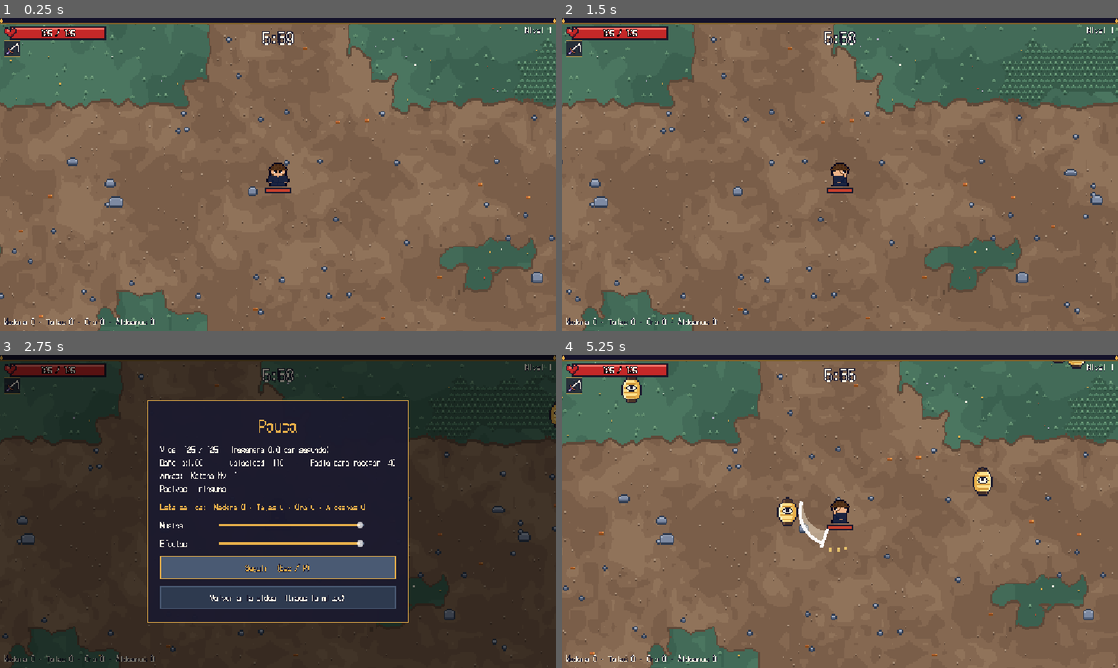
Above: before the commit, frames 1-4 (two rows, left to right).
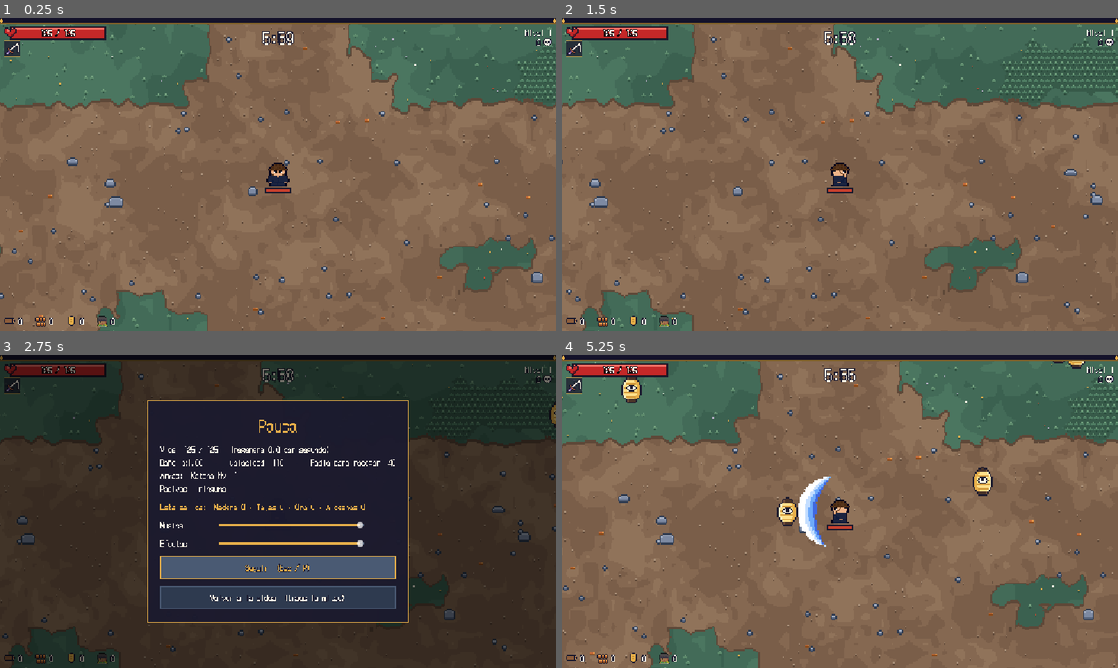
Above: after the commit, the same moments.

Repository: dotrashtrash-png/kintsugi
Game: Godot game, scene res://escenas/run/Run.tscn
The game is run twice, just before and just after one commit, with the same random seed, the same clock (stepped at 60 frames per second) and the same inputs. This scene is started directly instead of the project's main scene.
Inputs (mouse positions are in pixels of both pictures, inside the frame that each line leads up to):
- Up to frame 1 (0.25 s): no input
- Up to frame 2 (1.5 s): tap Enter (ui_accept) at 0.5, 0.77 s; move the mouse to (962, 158) at 0.52 s; hold D (derecha) 0.53-1.25 s; tap P at 0.6 s; click (962, 158) at 0.67 s; drag from (728, 190) to (873, 174) at 1.27 s
- Up to frame 3 (2.75 s): move the mouse to (333, 442) at 2.02 s; hold D (derecha) from 2.03 s (still down); tap P at 2.1 s; click (333, 442) at 2.17 s
- Up to frame 4 (5.25 s): release D (derecha) at 2.75 s; click "Seguir (Esc / P)" at 2.75 s; drag from (812, 574) to (673, 464) at 3.52 s; move the mouse to (1006, 558) at 4.27 s; hold A (izquierda) 4.28-5 s; tap P at 4.35 s; click (1006, 558) at 4.42 s; tap Enter (ui_accept) at 4.52 s; drag from (673, 464) to (806, 514) at 5.02 s

The runs differ from the first frame. In frame 1, 0.5% of the frame differs, in the area x 0-100%, y 2-99%; in frame 2, 0.5%; in frame 3, 0.4%; in frame 4, 1.1%.

Commit message:
Corte de katana pixel art, iconos en los materiales, calavera de yokais y tutorial una sola vez
- Katana: animación de 6 cuadros (media luna blanca y azul que se deshace en rayas), alterna volteada.
- HUD: madera, tejas, oro y aldeanos con su mini icono; calavera arriba a la derecha con los yokais vencidos.
- Tutorial: sale solo la primera vez que se le da Jugar (se guarda); Borrar partida lo vuelve a mostrar.

Co-Authored-By: Claude Opus 5.5 <noreply@anthropic.com>
Claude-Session: https://claude.ai/code/session_017tBRG7bVCGZb5eVxnVZaFM

Diff:
--- a/escenas/enemigos/yokai.gd
+++ b/escenas/enemigos/yokai.gd
@@ -126,6 +126,8 @@
 
 func morir() -> void:
 	muerto = true
+	if run:
+		run.muertes += 1 # el contador de la calavera en el HUD
 	var luz = soltar(RUTA_LUZ)
 	if luz:
 		luz.valor = valor_luz
--- a/escenas/jugador/katana.gd
+++ b/escenas/jugador/katana.gd
@@ -57,11 +57,15 @@
 	mostrando = false
 	queue_redraw()
 
-# El corte: una media luna que barre de un lado al otro, gruesa en la punta y que se
-# va cerrando por detras, con el filo blanco y unas chispas al final.
-const DURACION_CORTE := 0.18
-const RADIO_CORTE := 20.0
-const ABERTURA := 1.25 # radianes a cada lado (unos 72 grados)
+# El corte: animacion pixel art de 6 cuadros (arte/ui/corte_katana.png, 28x44 cada uno):
+# aparece fino, se abre en media luna blanca y azul, y se deshace en rayas.
+# Un corte sale normal y el siguiente volteado (de arriba a abajo / de abajo a arriba).
+const DURACION_CORTE := 0.24
+const HOJA := preload("res://arte/ui/corte_katana.png")
+const CUADROS_CORTE := 6
+const ANCHO_CORTE := 28
+const ALTO_CORTE := 44
+const ORIGEN_CORTE := Vector2(2, 22) # el punto del dibujo que va sobre la katana
 const CENTRO_CORTE := Vector2(4, 0)
 var progreso := 0.0
 var sentido := 1.0
@@ -69,37 +73,11 @@
 func _draw() -> void:
 	if not mostrando:
 		return
-	var a0 := -ABERTURA * sentido
-	var a1 := ABERTURA * sentido
-	var barrido := 1.0 - pow(1.0 - minf(progreso * 1.4, 1.0), 3.0) # rapido al inicio, frena al final
-	var punta := lerpf(a0, a1, barrido)
-	var cola := lerpf(a0, a1, maxf(0.0, (progreso - 0.3) / 0.7)) # la cola alcanza a la punta
-	var alfa := 1.0 if progreso < 0.6 else 1.0 - (progreso - 0.6) / 0.4
-	var pasos := 14
-	var afuera := PackedVector2Array()
-	var adentro := PackedVector2Array()
-	for i in pasos + 1:
-		var f := float(i) / pasos
-		var ang := lerpf(cola, punta, f)
-		var grosor := 1.0 + 7.0 * f # fina en la cola, gruesa en la punta
-		var dir := Vector2.RIGHT.rotated(ang)
-		afuera.append(CENTRO_CORTE + dir * RADIO_CORTE)
-		adentro.append(CENTRO_CORTE + dir * (RADIO_CORTE - grosor))
-	if absf(punta - cola) > 0.05:
-		var cuerpo := afuera.duplicate()
-		for i in range(adentro.size() - 1, -1, -1):
-			cuerpo.append(adentro[i])
-		draw_colored_polygon(cuerpo, Color(1.0, 0.95, 0.85, 0.45 * alfa))
-		draw_polyline(afuera, Color(1, 1, 1, 0.95 * alfa), 2.0) # el filo
-	# Linea de la hoja en la punta y chispas
-	var d := Vector2.RIGHT.rotated(punta)
-	draw_line(CENTRO_CORTE + d * (RADIO_CORTE - 9.0), CENTRO_CORTE + d * (RADIO_CORTE + 3.0), Color(1, 1, 1, alfa), 2.0)
-	if progreso > 0.45:
-		var chispa := (progreso - 0.45) / 0.55
-		for k in 3:
-			var off := Vector2.RIGHT.rotated(punta + sentido * (0.25 + 0.2 * k))
-			var p0 := CENTRO_CORTE + off * (RADIO_CORTE + 2.0 + 6.0 * chispa)
-			draw_rect(Rect2(p0 - Vector2.ONE, Vector2(2, 2)), Color(1.0, 0.85, 0.45, 1.0 - chispa))
+	var cuadro := mini(int(progreso * CUADROS_CORTE), CUADROS_CORTE - 1)
+	var fuente := Rect2(cuadro * ANCHO_CORTE, 0, ANCHO_CORTE, ALTO_CORTE)
+	draw_set_transform(CENTRO_CORTE, 0.0, Vector2(1.0, sentido))
+	draw_texture_rect_region(HOJA, Rect2(-ORIGEN_CORTE, Vector2(ANCHO_CORTE, ALTO_CORTE)), fuente)
+	draw_set_transform(Vector2.ZERO)
 
 # La llama el heroe cuando eligen la katana en el menu de mejoras.
 # Crece en linea recta hasta el tope: al nivel 8 llega a 1.8 (antes 1.7) y pega 28 (antes 19).
--- a/escenas/run/hud.gd
+++ b/escenas/run/hud.gd
@@ -33,6 +33,9 @@
 	_decorar_barra_xp()
 	_crear_barra_vida()
 	$LabelVida.visible = false # la vida ahora es la barra roja con numeros
+	_crear_contadores()
+	$LabelNivel.offset_top = 18
+	$LabelNivel.offset_bottom = 36
 	# Casillas de armas y pasivas debajo de la vida
 	var columna := VBoxContainer.new()
 	columna.position = Vector2(8, 46)
@@ -72,7 +75,11 @@
 	$BarraXP.max_value = run.experiencia_necesaria
 	$BarraXP.value = run.experiencia
 	var m: Dictionary = run.recolectado
-	$LabelMateriales.text = tr("Madera %d · Tejas %d · Oro %d · Aldeanos %d") % [m["madera"], m["tejas"], m["oro"], run.aldeanos_rescatados]
+	contadores["madera"].text = str(m["madera"])
+	contadores["tejas"].text = str(m["tejas"])
+	contadores["oro"].text = str(m["oro"])
+	contadores["aldeanos"].text = str(run.aldeanos_rescatados)
+	texto_muertes.text = str(run.muertes)
 	_actualizar_casillas()
 
 
@@ -257,3 +264,73 @@
 	if h.vida != vida_mostrada:
 		vida_mostrada = h.vida
 		texto_vida.text = "%d / %d" % [h.vida, h.vida_maxima]
+
+
+# ---------- Contadores con iconos: materiales abajo, calavera de yokais arriba a la derecha ----------
+
+var contadores := {}
+var texto_muertes: Label
+
+func _numero(tamano := 16) -> Label:
+	var l := Label.new()
+	l.add_theme_font_size_override("font_size", tamano)
+	l.add_theme_color_override("font_color", CREMA)
+	l.add_theme_color_override("font_outline_color", NOCHE)
+	l.add_theme_constant_override("outline_size", 6)
+	l.mouse_filter = Control.MOUSE_FILTER_IGNORE
+	return l
+
+func _mini_icono(textura: Texture2D) -> TextureRect:
+	var t := TextureRect.new()
+	t.texture = textura
+	t.custom_minimum_size = Vector2(24, 24) # 12 px al doble, nitido
+	t.expand_mode = TextureRect.EXPAND_IGNORE_SIZE
+	t.stretch_mode = TextureRect.STRETCH_KEEP_ASPECT_CENTERED
+	t.mouse_filter = Control.MOUSE_FILTER_IGNORE
+	return t
+
+func _crear_contadores() -> void:
+	$LabelMateriales.visible = false
+	var fila := HBoxContainer.new()
+	fila.add_theme_constant_override("separation", 6)
+	fila.mouse_filter = Control.MOUSE_FILTER_IGNORE
+	fila.anchor_top = 1.0
+	fila.anchor_bottom = 1.0
+	fila.offset_left = 8
+	fila.offset_top = -34
+	fila.offset_bottom = -6
+	add_child(fila)
+	var aldeano := AtlasTexture.new() # primer cuadro de la hoja del aldeano
+	aldeano.atlas = load("res://arte/aldea/aldeano.png")
+	aldeano.region = Rect2(0, 0, 16, 16)
+	var iconos_material := {
+		"madera": load("res://arte/ui/madera.png"),
+		"tejas": load("res://arte/ui/tejas.png"),
+		"oro": load("res://arte/ui/oro.png"),
+		"aldeanos": aldeano,
+	}
+	for clave in ["madera", "tejas", "oro", "aldeanos"]:
+		fila.add_child(_mini_icono(iconos_material[clave]))
+		var n := _numero()
+		n.text = "0"
+		n.custom_minimum_size = Vector2(28, 0)
+		fila.add_child(n)
+		contadores[clave] = n
+	# Calavera arriba a la derecha, debajo del nivel
+	var muertes := HBoxContainer.new()
+	muertes.alignment = BoxContainer.ALIGNMENT_END
+	muertes.add_theme_constant_override("separation", 6)
+	muertes.mouse_filter = Control.MOUSE_FILTER_IGNORE
+	muertes.anchor_left = 1.0
+	muertes.anchor_right = 1.0
+	muertes.offset_left = -160
+	muertes.offset_right = -8
+	muertes.offset_top = 38
+	muertes.offset_bottom = 62
+	add_child(muertes)
+	texto_muertes = _numero()
+	texto_muertes.text = "0"
+	muertes.add_child(texto_muertes)
+	var calavera := _mini_icono(load("res://arte/ui/calavera.png"))
+	calavera.custom_minimum_size = Vector2(18, 18)
+	muertes.add_child(calavera)
--- a/escenas/run/run.gd
+++ b/escenas/run/run.gd
@@ -20,6 +20,7 @@
 var niveles_pendientes := 0
 var recolectado := {"madera": 0, "tejas": 0, "oro": 0}
 var aldeanos_rescatados := 0
+var muertes := 0 # yokais vencidos en esta salida
 var jefe_aparecio := false
 var terminado := false
 var limites := Rect2() # el rectangulo del mapa en pixeles (vacio si no hay Zona)
--- a/escenas/ui/menu_principal.gd
+++ b/escenas/ui/menu_principal.gd
@@ -135,9 +135,11 @@
 # ---------- Botones ----------
 
 func _on_jugar() -> void:
-	# Quien nunca ha salido a las ruinas ve primero el tutorial (la gente no lee la pagina de itch)
-	if Estado.salidas == 0 and not tutorial_abierto:
+	# La primera vez que se le da Jugar sale el tutorial (la gente no lee la pagina de itch)
+	if not Estado.vio_tutorial and not tutorial_abierto:
 		tutorial_abierto = true
+		Estado.vio_tutorial = true # solo la primera vez que se le da Jugar
+		Estado.guardar()
 		abrir_ventana("Cómo se juega", TUTORIAL)
 		$Ventana/Columna/BotonVolver.text = "¡A jugar!"
 		return
--- a/scripts/autoload/Estado.gd
+++ b/scripts/autoload/Estado.gd
@@ -11,6 +11,7 @@
 var heroe_elegido := "ronin"
 var ultima_salida := {}
 var vio_intro := false
+var vio_tutorial := false # el tutorial del menu sale una sola vez
 var salidas := 0
 
 func _ready() -> void:
@@ -115,6 +116,7 @@
 	archivo.set_value("progreso", "heroes", heroes_desbloqueados)
 	archivo.set_value("progreso", "heroe_elegido", heroe_elegido)
 	archivo.set_value("progreso", "vio_intro", vio_intro)
+	archivo.set_value("progreso", "vio_tutorial", vio_tutorial)
 	archivo.set_value("progreso", "salidas", salidas)
 	archivo.save(ARCHIVO)
 
@@ -128,6 +130,7 @@
 	heroes_desbloqueados.assign(archivo.get_value("progreso", "heroes", ["ronin"]))
 	heroe_elegido = archivo.get_value("progreso", "heroe_elegido", "ronin")
 	vio_intro = archivo.get_value("progreso", "vio_intro", false)
+	vio_tutorial = archivo.get_value("progreso", "vio_tutorial", false)
 	salidas = archivo.get_value("progreso", "salidas", 0)
 
 func reiniciar() -> void:
@@ -138,6 +141,7 @@
 	heroe_elegido = "ronin"
 	ultima_salida = {}
 	vio_intro = false
+	vio_tutorial = false # quien borra la partida empieza de cero: lo vuelve a ver
 	salidas = 0
 	guardar()
 	cambio.emit()
Binary file added: arte/ui/calavera.png
Not shown, added: arte/ui/calavera.png.import
Binary file added: arte/ui/corte_katana.png
Not shown, added: arte/ui/corte_katana.png.import
